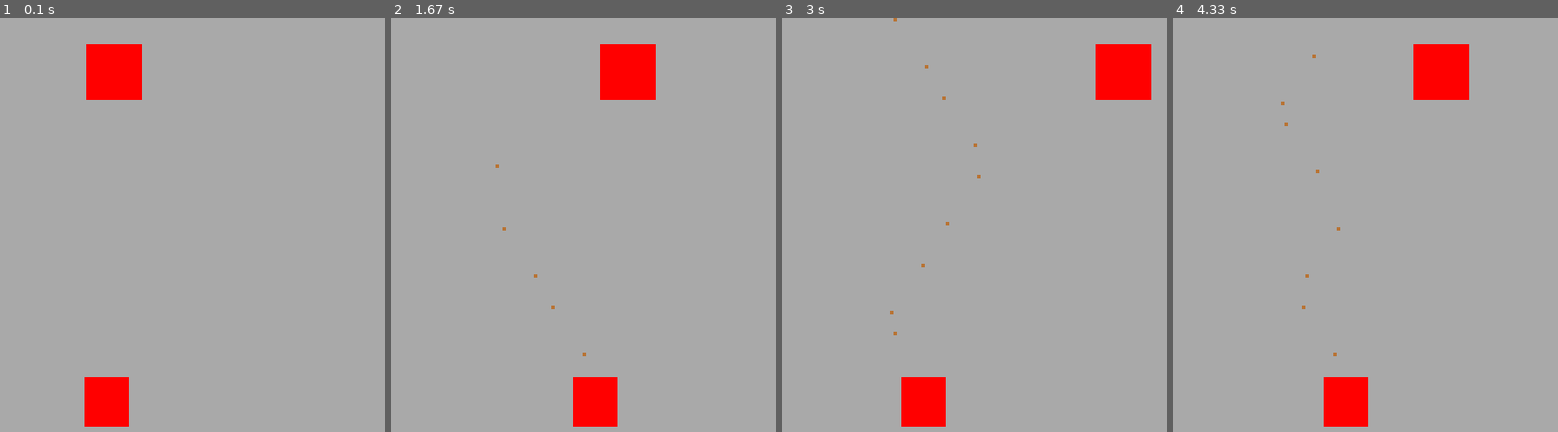
Above: before the commit, frames 1-4 (left to right).
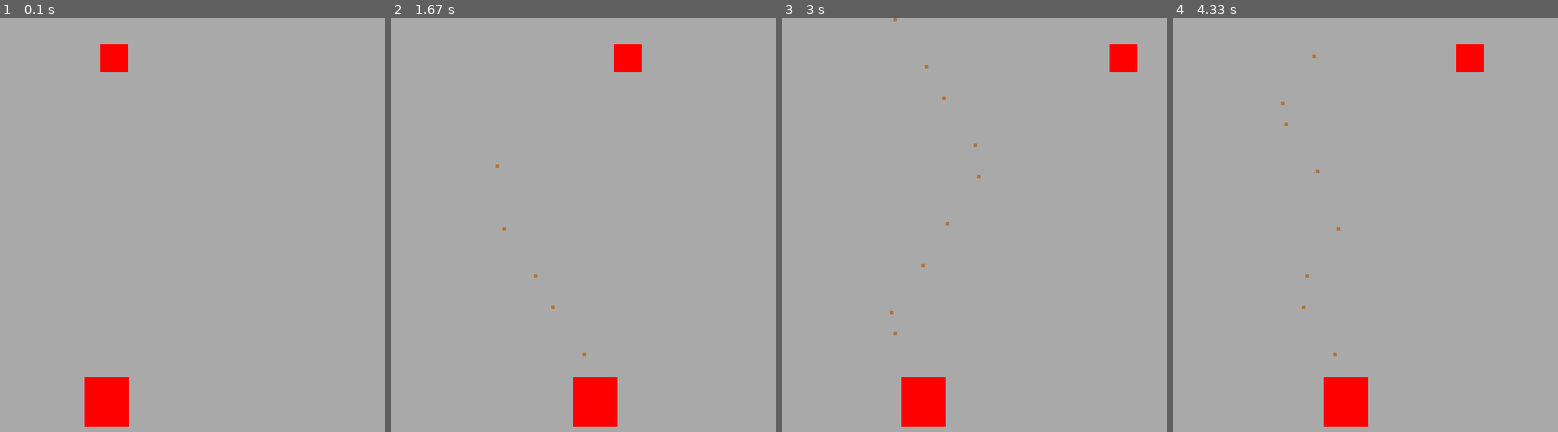
Above: after the commit, the same moments.

Repository: 25-26-1AHIF/pygameproject-JahrmarktBumm_Teodor_Simon
Game: pygame game, started from main.py
Same seed, same stepped clock (60 frames per second), same inputs: the game is played once before the commit and once after it.
Inputs:
- Up to frame 1 (0.1 s): no input
- Up to frame 2 (1.67 s): tap Space at 0.33, 0.73, 1.03, 1.23, 1.53 s; hold D 0.67-1.13 s; hold D 1.17-1.63 s
- Up to frame 3 (3 s): hold A 1.67-2.2 s; tap Space at 1.73, 2.03, 2.3, 2.6, 2.73 s; hold A 2.23-2.63 s; hold D from 2.67 s (still down)
- Up to frame 4 (4.33 s): tap Space at 3.03, 3.4, 3.7, 3.9, 4.2 s; release D at 3.3 s; hold A 3.33-3.8 s; hold D 3.83-4.3 s

The runs differ from the first frame. In frame 1, 1.5% of the frame differs, in the area x 22-37%, y 6-20%; in frame 2, 1.5%; in frame 3, 1.5%; in frame 4, 2.0%, in the area x 62-81%, y 6-20%.

Commit message:
Target versuch v2

Diff:
--- a/game/target.py
+++ b/game/target.py
@@ -6,8 +6,8 @@
     def __init__(self, screen: pygame.Surface):
         self.screen = screen
         self.targets = Target
-        self.width = gv.SQUARE_SIZE
-        self.height = gv.SQUARE_SIZE
+        self.width = gv.TARGET_SIZE
+        self.height = gv.TARGET_SIZE
         self.x_pos = gv.SCREEN_WIDTH // 2 - self.width // 2
         self.y_pos = 30
         self.direction = 1
